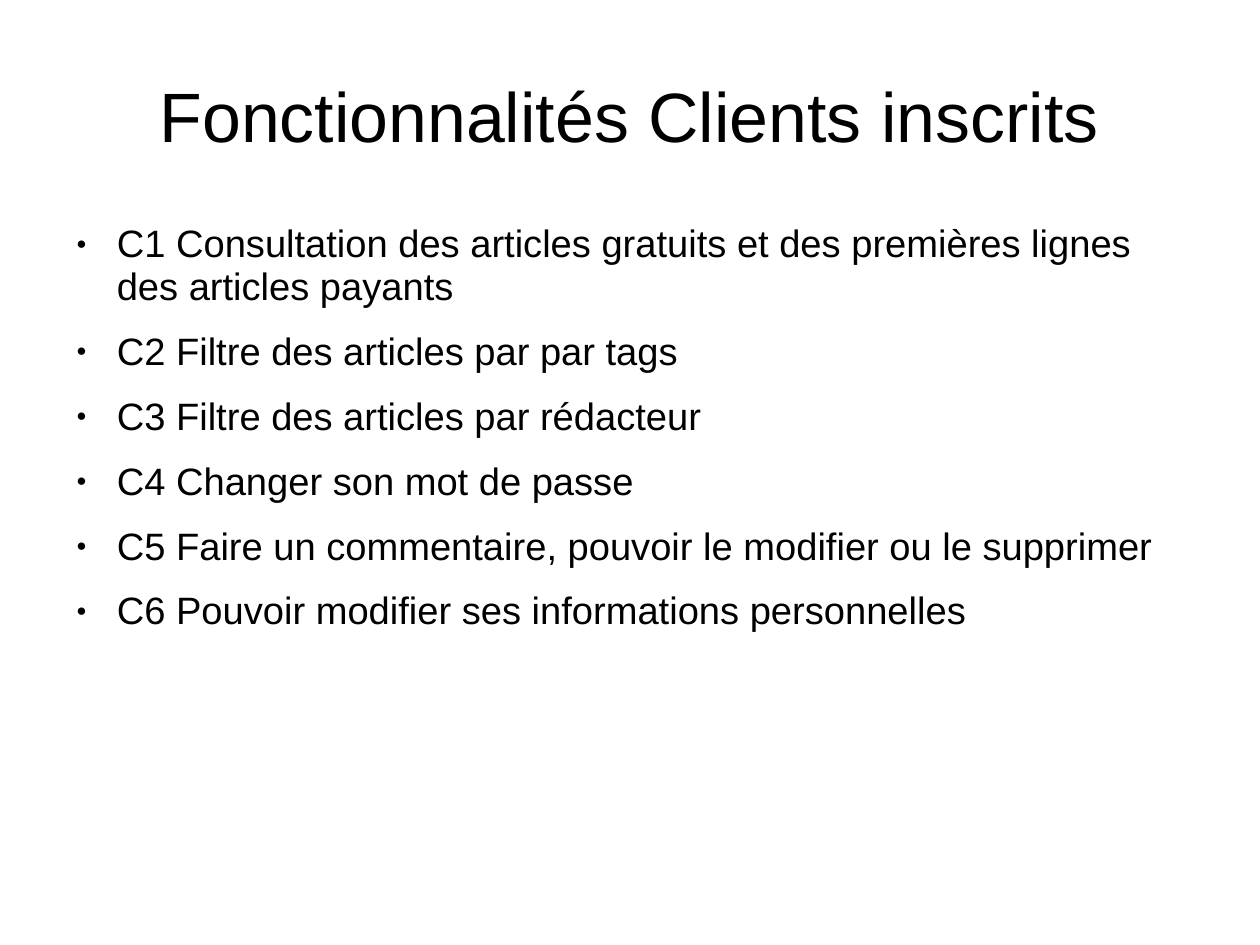
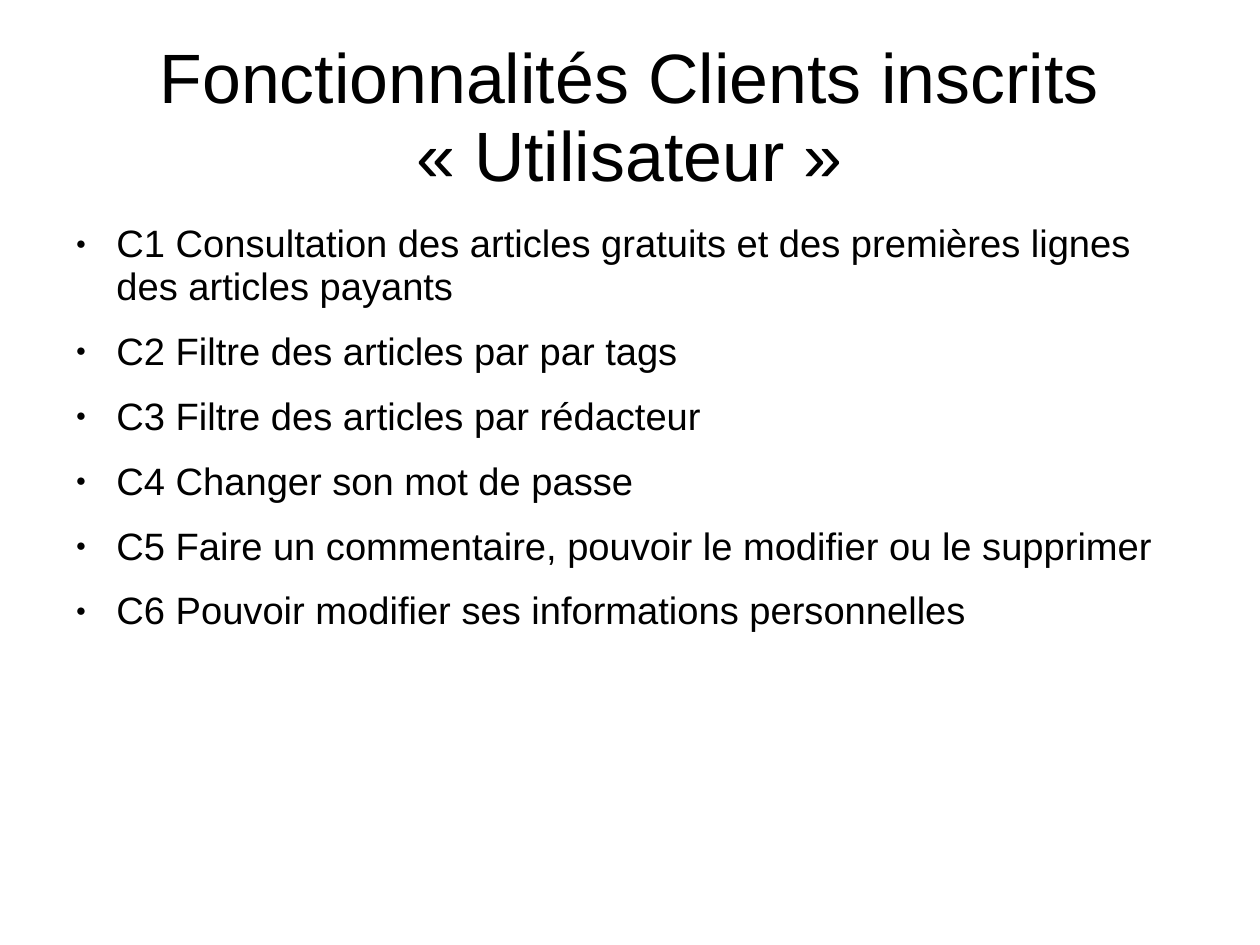
Before and after one commit to Wathil/POECNews, a slide deck: slide 11 of presentation.ppt (slide 9 before the commit). Drawn at 1260x945 pixels with LibreOffice and Linux fonts; fonts in the diff are those of the drawing. Boxes give left, top, right and bottom in pixels: in the first picture for what was removed or moved away, otherwise in the second. Text is boxed around its words. In the diff, an @@ line names an element or a change of style, - is before the commit and + after.

```diff
--- a/presentation.ppt
+++ b/presentation.ppt
@@ title at <box>160,51,1098,182</box>: text changed @@
-Fonctionnalités Clients inscrits
+Fonctionnalités Clients inscrits
+« Utilisateur »
```
Also in this commit, not shown: 11 other slides changed, 3 slides added, 1 slide removed.
